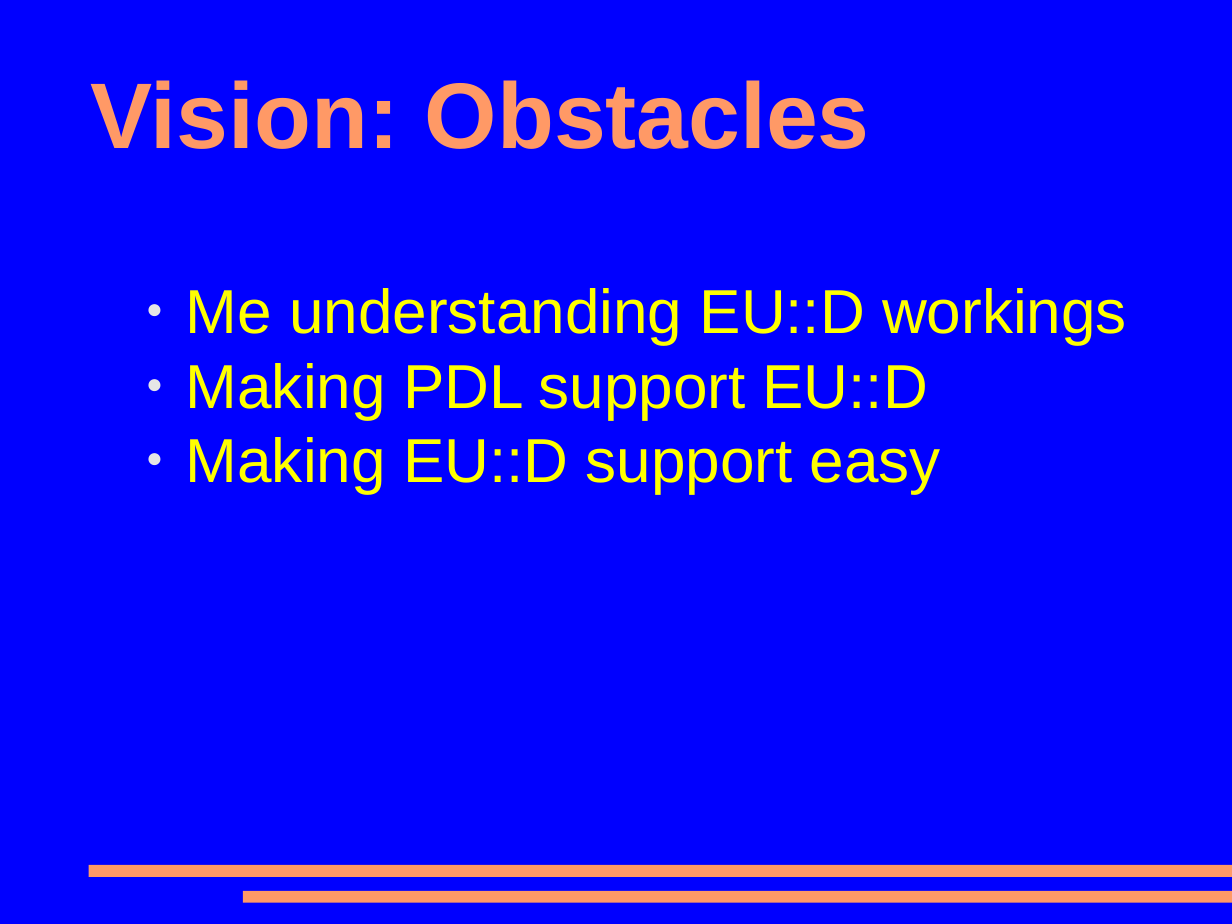
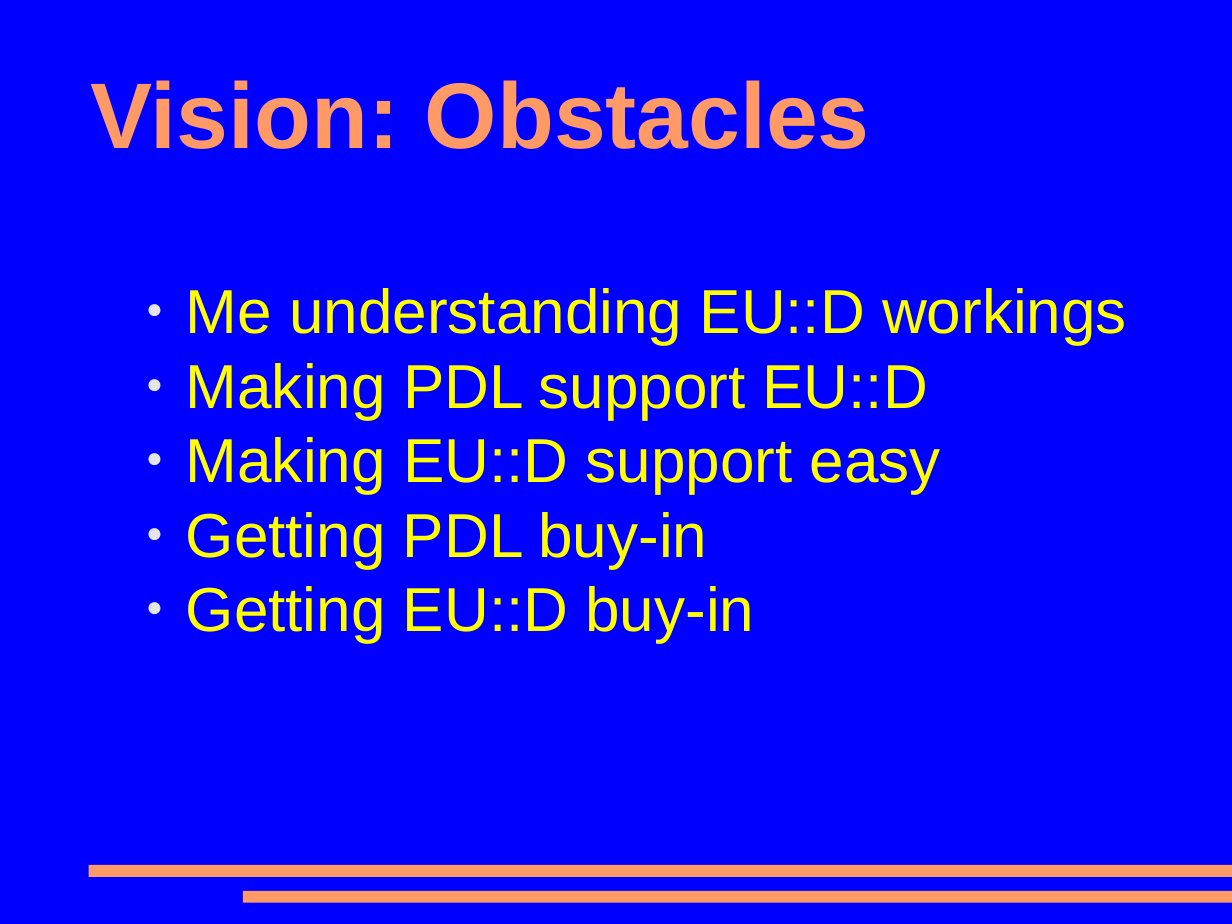
Before and after one commit to mohawk2/presentations, a slide deck: slide 9 of lpw2014-closinggaps.odp. Drawn at 1232x924 pixels with LibreOffice and Linux fonts; fonts in the diff are those of the drawing. Boxes give left, top, right and bottom in pixels: in the first picture for what was removed or moved away, otherwise in the second. Text is boxed around its words. In the diff, an @@ line names an element or a change of style, - is before the commit and + after.

```diff
--- a/lpw2014-closinggaps.odp
+++ b/lpw2014-closinggaps.odp
@@ text at box(186, 512, 754, 643): paragraphs added @@
+● Getting PDL buy-in
+● Getting EU::D buy-in
```
Also in this commit, not shown: 5 other slides changed, 9 slides added, 1 slide removed.
